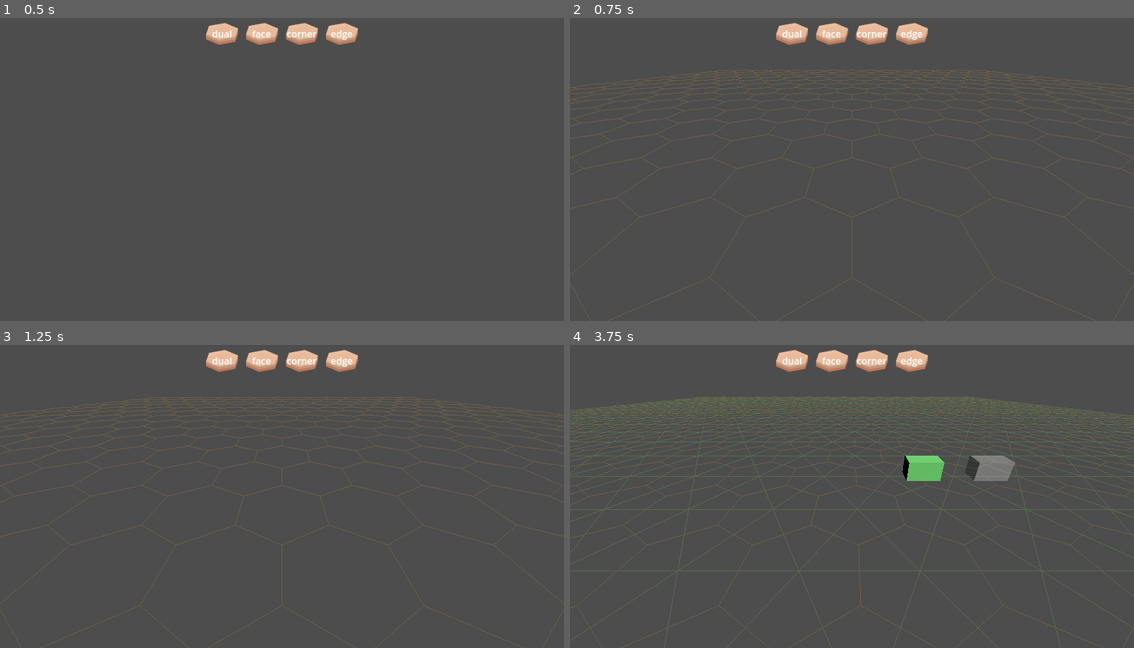
Above: before the commit, frames 1-4 (two rows, left to right).
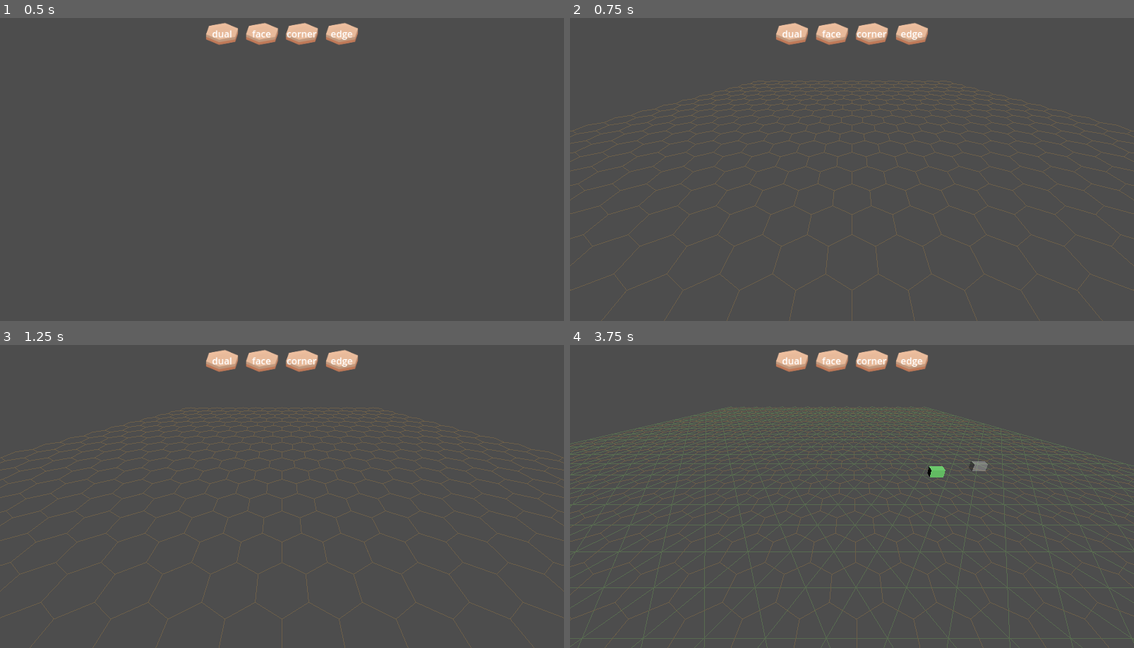
Above: after the commit, the same moments.

Repository: justfordoener/schmuck-of-schmiles
Game: Godot game, scene res://scenes/module_sandbox.tscn
Same seed, same stepped clock (60 frames per second), same inputs: the game is played once before the commit and once after it.
Inputs (mouse positions are in pixels of both pictures, inside the frame that each line leads up to):
- Up to frame 1 (0.5 s): no input
- Up to frame 2 (0.75 s): click (789, 33) at 0.5 s
- Up to frame 3 (1.25 s): no input
- Up to frame 4 (3.75 s): click (829, 360) at 1.25 s; click (874, 360) at 2 s; click (914, 360) at 2.75 s; tap Enter at 3.5 s; move the mouse to (976, 475) at 3.52 s; hold D (move_right) from 3.53 s (still down); click (976, 475) at 3.6 s

Frame 1 is identical in both runs. In frame 2, 7.8% of the frame differs, in the area x 0-100%, y 16-100%; in frame 3, 7.9%; in frame 4, 19%.

Commit message:
#110 Refactor current camera controller
Refactor rts_camera and swapped rts_camera and original camera

Diff:
--- a/scenes/module_sandbox.tscn
+++ b/scenes/module_sandbox.tscn
@@ -2,7 +2,7 @@
 
 [ext_resource type="Script" uid="uid://cwimjfawhl5tk" path="res://scripts/managers/main_manager.gd" id="1_6o6k0"]
 [ext_resource type="Texture2D" uid="uid://ddpcedgy74v6x" path="res://textures/sand.png" id="2_c2dvl"]
-[ext_resource type="PackedScene" uid="uid://dgrm4us3hm1kg" path="res://scenes/camera.tscn" id="3_wgu8i"]
+[ext_resource type="PackedScene" uid="uid://cl022yfv6jrj" path="res://scenes/rts_camera.tscn" id="3_6o6k0"]
 [ext_resource type="PackedScene" uid="uid://dshxsrgqjwt67" path="res://scenes/grid.tscn" id="4_jed05"]
 
 [node name="ModuleSandbox" type="Node"]
@@ -90,11 +90,11 @@
 text = "edge"
 horizontal_alignment = 1
 
-[node name="CameraController" parent="." instance=ExtResource("3_wgu8i")]
-transform = Transform3D(1, 0, 0, 0, 1, 0, 0, 0, 1, 0, 1.5, 0.452)
+[node name="RTSCamera" parent="." instance=ExtResource("3_6o6k0")]
+transform = Transform3D(1, 0, 0, 0, 0.81915206, 0.57357645, 0, -0.57357645, 0.81915206, 0, 12.550121, 15.068786)
 
 [node name="GridManager" parent="." instance=ExtResource("4_jed05")]
-camera_path = NodePath("../CameraController")
+camera_path = NodePath("../RTSCamera")
 
 [connection signal="pressed" from="UI/VBoxContainer/HBoxContainer/MarginContainer/dual_layer_button" to="." method="on_ui_grid_layer_button_pressed" binds= ["dual_layer"]]
 [connection signal="pressed" from="UI/VBoxContainer/HBoxContainer/MarginContainer2/face_layer_button" to="." method="on_ui_grid_layer_button_pressed" binds= ["face_layer"]]
--- a/scenes/rts_camera.tscn
+++ b/scenes/rts_camera.tscn
@@ -3,6 +3,7 @@
 [ext_resource type="Script" uid="uid://ceh0ofm7dnxqa" path="res://scripts/player_controller/rts_camera.gd" id="1_cvpoc"]
 
 [node name="RTSCamera" type="Node3D"]
+transform = Transform3D(1, 0, 0, 0, 0.99999994, 0, 0, 0, 0.99999994, 0, 0, 0)
 script = ExtResource("1_cvpoc")
 
 [node name="CameraRotX" type="Node3D" parent="."]
--- a/scripts/managers/grid_manager.gd
+++ b/scripts/managers/grid_manager.gd
@@ -2,7 +2,7 @@
 
 #WARNING needs CameraController node to be located above the GridManager node.
 #TODO fix this fragile dependency
-@onready var camera_controller = $"../CameraController"
+@onready var camera_controller = $"../RTSCamera"
 
 @onready var grid_layers = {
 	"play_layer" : $grid_layers/play_layer,
@@ -32,7 +32,7 @@
 var camera : Camera3D
 
 func _ready():
-	camera = camera_controller.camera
+	camera = camera_controller.find_child("Camera3D", true, false)
 	set_process(false)
 
 func _create_preview_instance():
